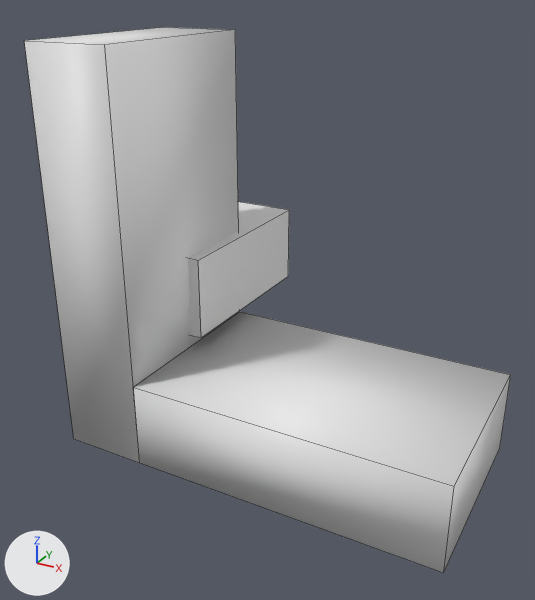
An edit to the Blender file models/ingame/clean/glass_frame_testchamber/frame.blend, drawn before and after from the same camera.
Before and after are seen from a camera (50 mm lens) standing at (16.0, -23.3, 14.0) and looking at (2.9, 0.5, 2.2). Arrows for +X, +Y and +Z are at lower left; the lights stay in place. Mesh edges are drawn as thin lines. The same objects are shown in both versions, whatever each file hides.

The older version as bpy lines, for what is in view:
```python
mat_phy = principled_material('phy')
mat_phy.base_color = (0.8, 0.8, 0.8)  # white #e7e7e7
me_cube_001 = bpy.data.meshes.new('Cube.001')
me_cube_001.from_pydata(...)  # a box spanning x -3.5..0.0, y 0.0..8.0, z 0.0..3.5
me_cube_001.materials.append(mat_phy)  # white #e7e7e7
me_cube_002 = bpy.data.meshes.new('Cube.002')
me_cube_002.from_pydata(...)  # a box spanning x -0.5..12.0, y -4.0..4.0, z -4.0..-0.5
me_cube_002.materials.append(mat_phy)  # white #e7e7e7
me_cube_003 = bpy.data.meshes.new('Cube.003')
me_cube_003.from_pydata(...)  # a box spanning x -4.0..-0.5, y -4.0..4.0, z -4.0..12.0
me_cube_003.materials.append(mat_phy)  # white #e7e7e7
ob_corner_1 = bpy.data.objects.new('corner_1', me_cube_002)
ob_corner_1.location = (0.0, 0.0, 0.0)
ob_corner_2 = bpy.data.objects.new('corner_2', me_cube_003)
ob_corner_2.location = (0.0, 0.0, 0.0)
ob_frame_corner_concave_phy = bpy.data.objects.new('frame_corner_concave_phy', me_cube_001)
ob_frame_corner_concave_phy.location = (0.0, 0.0, 0.0)
```
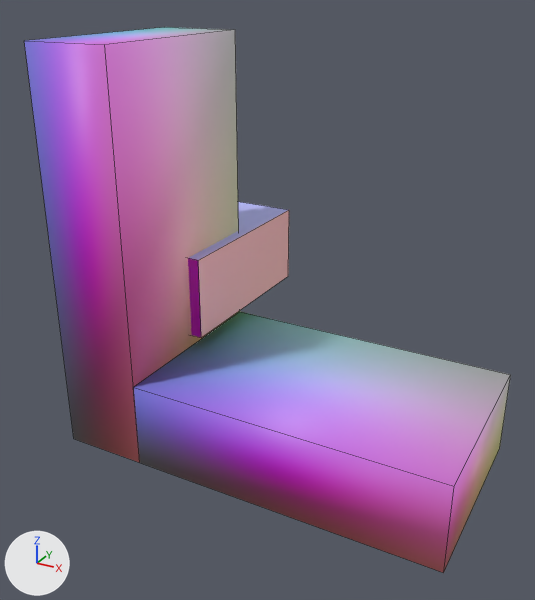
Boxes [x1, y1, x2, y2] around the edits, measured in the pictures (535 x 600 px):
'corner_2', recoloured (grey to pink): [24, 27, 240, 463] in both
'corner_1', recoloured: [133, 312, 506, 573] in both
'frame_corner_concave_phy', recoloured (grey to brown): [188, 202, 289, 338] in both

What changed in the scene script:
```text
Change mat_phy:
    add n1 = _N.new('ShaderNodeOutputMaterial'); n1.name = 'Material Output'
    remove n1 = _N.new('ShaderNodeOutputMaterial'); n1.name = 'Material Output'
    add n2 = _N.new('ShaderNodeNewGeometry'); n2.name = 'Geometry'
    add n3 = _N.new('ShaderNodeVectorMath'); n3.name = 'Vector Math'
    add n3.inputs[1].default_value = (1.0, 1.0, 1.0)  # 'Vector'
    add n4 = _N.new('ShaderNodeVectorMath'); n4.name = 'Vector Math.001'
    add n4.operation = 'SCALE'
    add n4.inputs[3].default_value = 0.5  # 'Scale'
    where n0 = _N.new('ShaderNodeBsdfPrincipled'); n0.name = 'Principled BSDF'
    add _L.new(n2.outputs[1], n3.inputs[0])  # 'Normal' to 'Vector'
    add _L.new(n3.outputs[0], n4.inputs[0])  # 'Vector' to 'Vector'
    add _L.new(n4.outputs[0], n0.inputs[0])  # 'Vector' to 'Base Color'
```
